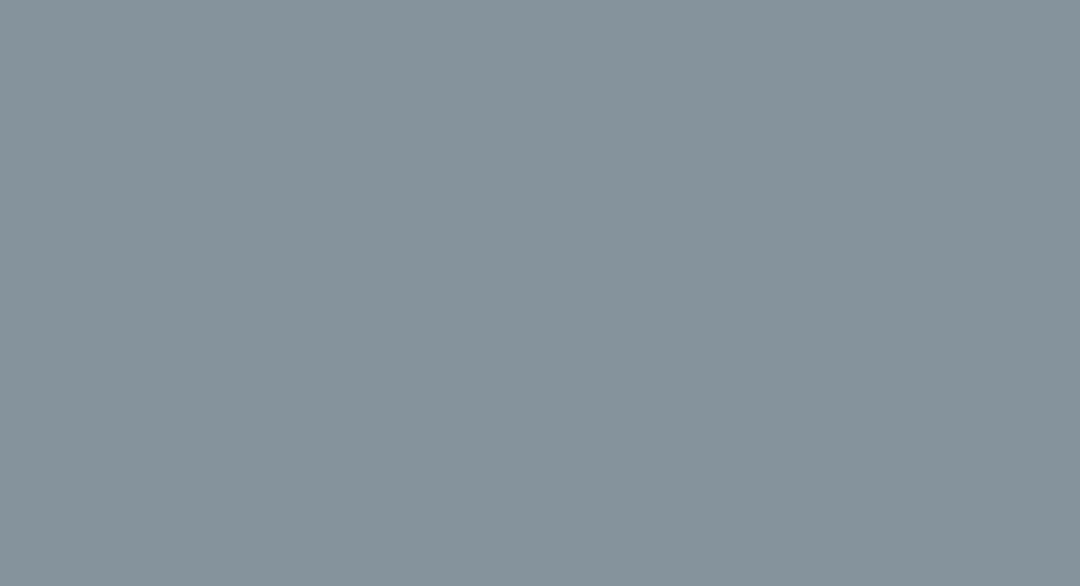
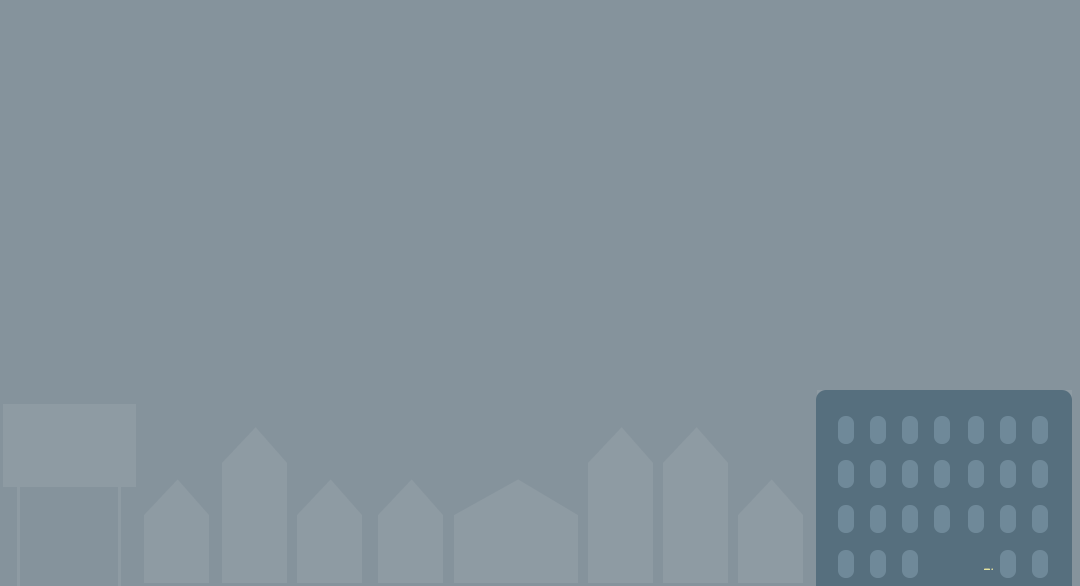
The second (1080, 586) image is a revision of the first. Changes to its layers:
removed layer "Layer 2" over [32, 404, 269, 443]
added layer "Rounded Rectangle 2 copy 8" above "Rounded Rectangle 2 copy 9" over [838, 416, 1048, 444]
added layer "Rounded Rectangle 2 copy 9" above "i" over [838, 505, 1048, 533]
added layer "i" above "Rounded Rectangle 2 copy 10" over [984, 568, 993, 570]
added layer "Rounded Rectangle 2 copy 10" above "Rounded Rectangle 2 copy 7" over [838, 550, 1048, 578]
added layer "Rounded Rectangle 2 copy 7" above "Rounded Rectangle 1" over [838, 460, 1048, 488]
added layer "Rounded Rectangle 1" above "skyline" over [816, 390, 1072, 586]
added layer "skyline" (10%) above "Layer 1" over [3, 390, 1072, 586]
